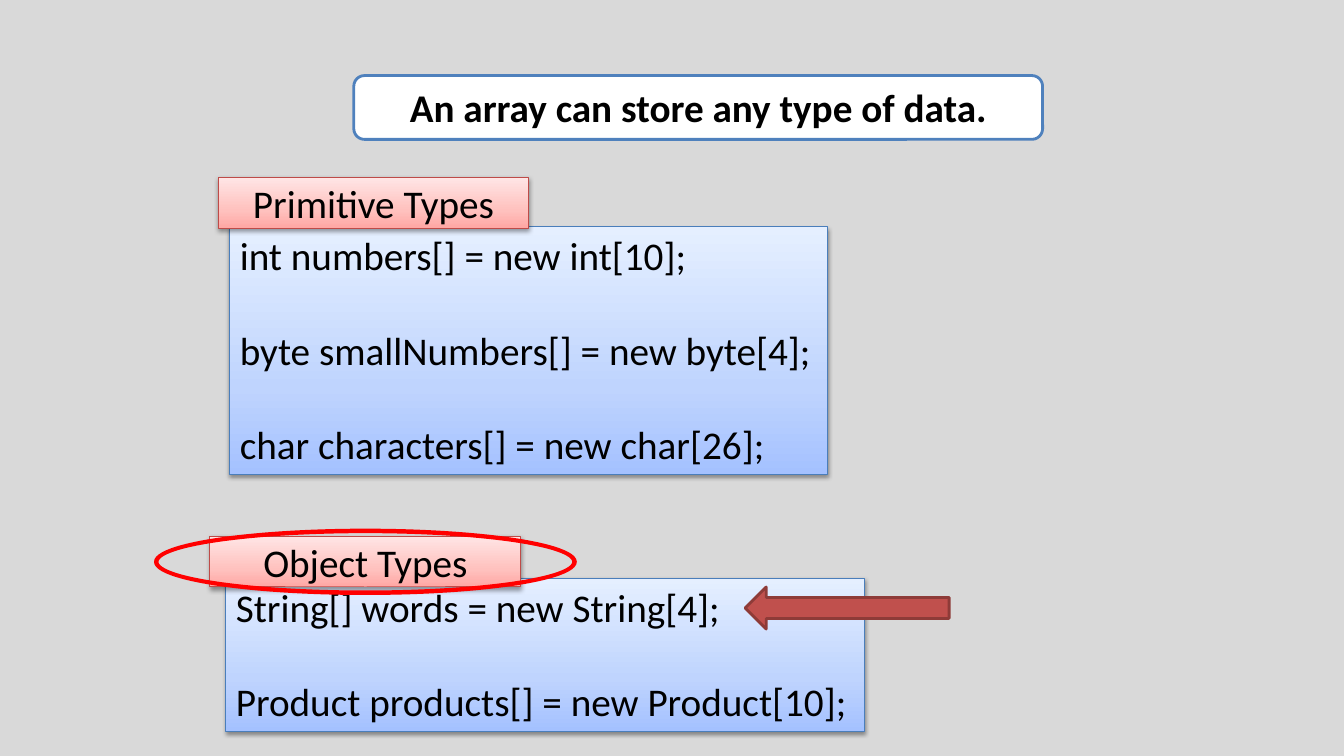
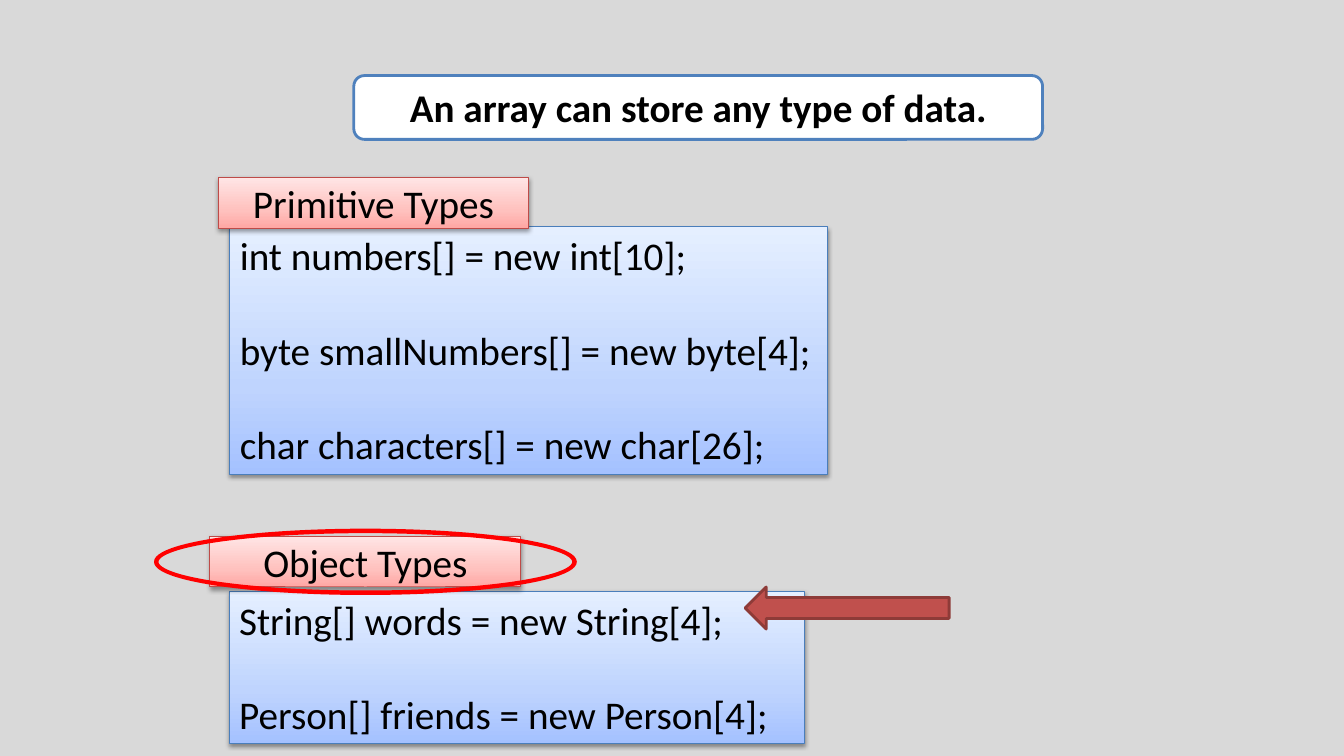
Before and after one commit to Programming-Fundamentals-SETU/prog-fund-1-sept-25, a slide deck: slide 12 of topic06-arrays/unit-1/talk-2-array-classes/b-array-classes.pptx (slide 11 before the commit). Drawn at 1344x756 pixels with LibreOffice and Linux fonts; fonts in the diff are those of the drawing. Boxes give left, top, right and bottom in pixels: in the first picture for what was removed or moved away, otherwise in the second. Text is boxed around its words. In the diff, an @@ line names an element or a change of style, - is before the commit and + after.

Commit message:
update arrays-classes to use Person instead of Product

```diff
--- a/topic06-arrays/unit-1/talk-2-array-classes/b-array-classes.pptx
+++ b/topic06-arrays/unit-1/talk-2-array-classes/b-array-classes.pptx
@@ rectangle "String[] words = new String[4];" resized from (x1=226, y1=579, x2=865, y2=731) to (x1=229, y1=591, x2=805, y2=743) @@
@@ text in rectangle at (x1=239, y1=700, x2=768, y2=735): text changed @@
-Product products[] = new Product[10];
+Person[] friends = new Person[4];
```
Also in this commit, not shown: 9 other slides changed, 4 slides added, 3 slides removed, 37 other files.
